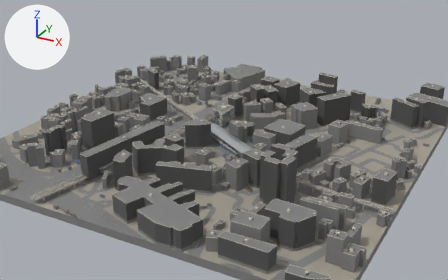
Renders of the glTF model media/flipkart-andheri/world/d/landmark.glb from each side of a commit.
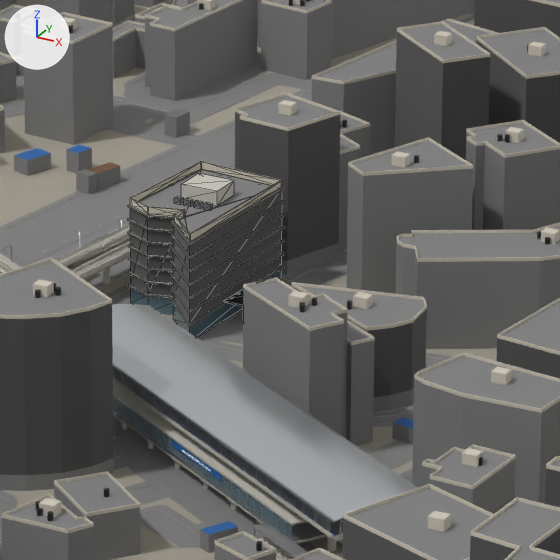
Old and new are each drawn from a camera (50 mm lens) standing at (552.0, -993.0, 492.0) and looking at (-21.0, 49.0, -30.0) and again close up on the part from 44% to 61% of the width and 29% to 57% of the height. Every picture has the same lights, and +X, +Y and +Z are marked at upper left. The older version's two pictures come first. The close-ups show mesh edges as thin lines. Where no turn or scale is listed for an object, it has been applied to the vertices. Vertices at exactly the same position are counted once.

The first close-up shows 'context', 'ground', 'metro', 'opt_landmark', 'rooftops', 'stations'.
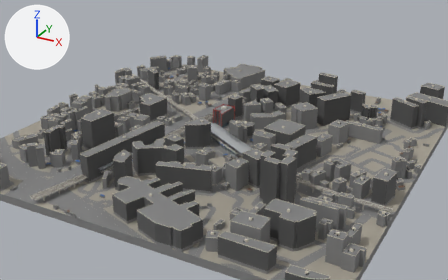
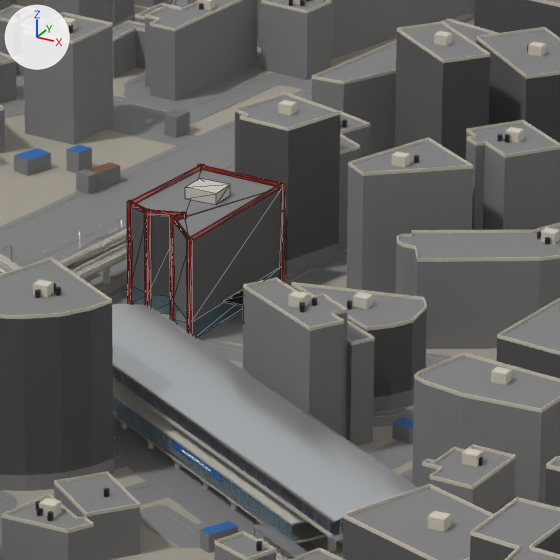
Where the newer file only moved an object's origin or applied its transform, the numbers keep the older frame.

What differs and where, as boxes (x1, y1, x2, y2) in the close-ups (560 x 560 px; the box of a moved part takes in the faces that stretch with it):
'opt_landmark', reshaped
    before: (128, 162, 285, 337)
    after: (127, 164, 285, 337)
part 1 of me_opt_landmark, moved or reshaped (not visible afterwards)
    before: (181, 174, 234, 206)
part 2 of me_opt_landmark, moved or reshaped
    before: (184, 199, 193, 206)
    after: (185, 178, 230, 204)
part 3 of me_opt_landmark, deleted
    before: (128, 197, 285, 313)
part 4 of me_opt_landmark, moved or reshaped
    before: (128, 187, 285, 327)
    after: (127, 182, 285, 335)
part 5 of me_opt_landmark, recoloured
    before: (131, 162, 281, 235)
    after: (131, 165, 282, 237)
part 6 of me_opt_landmark, recoloured
    both: (132, 165, 281, 241)

Diff of the bpy script that builds the scene:
```diff
--- a/media/flipkart-andheri/world/d/landmark.glb.py
+++ b/media/flipkart-andheri/world/d/landmark.glb.py
@@ mat_acp_red @@
+mat_acp_red = principled_material('acp_red')
+mat_acp_red.base_color = (0.426, 0.0278, 0.021)  # red #af2e28
+mat_acp_red.metallic = 0.35
+mat_acp_red.roughness = 0.42
@@ me_opt_landmark @@
 # used by ob_opt_landmark; location = (-32.2, 65.4, 17.4)
-me_opt_landmark.from_pydata(...)  # 372 vertices, 523 faces; spans x -18.9..18.9, y -27.9..27.9, z -17.4..17.4
+me_opt_landmark.from_pydata(...)  # 214 vertices, 259 faces; spans x -18.9..18.9, y -27.4..27.9, z -17.4..16.3
+# me_opt_landmark part 1: the loose piece of 8 vertices spanning x -8.0..3.9, y 2.8..13.0, z 12.8..17.4 is scaled about its middle by (-0.109, -0.127, 7.02), then moved by (-12.9, 19.3, -16.6), in mat_acp_red (red #af2e28)
+# me_opt_landmark part 2: the loose piece of 8 vertices spanning x -4.8..-2.6, y -1.4..0.2, z 12.8..14.5 is scaled about its middle by (4.64, 5.32, 2.12), then moved by (1.6, 8.5, 0.9), in mat_concrete (light grey #cac6bc)
+# me_opt_landmark part 3: 8 loose pieces with 164 vertices, spanning x -18.9..13.9, y -27.9..27.9, z -8.1..14.5, are deleted
+# me_opt_landmark part 4
+# 42 vertices are removed from x -18.9..13.9, y -27.9..27.9, z -12.2..12.8
+# 84 faces are deleted
+# 35 vertices in x -18.2..13.3, y -26.5..27.2, z 15.3 move by (0.0, 0.0, -1.0)
+# 1 vertex moves from x 13.0, y 24.6, z 15.3 to x 13.0, y 24.7, z 14.3
+# 24 vertices are added at x -18.9..13.9, y -27.4..25.6, z -17.4
+# 24 new vertices lie (0.0, 0.0, 31.7) away from vertices in x -18.9..13.9, y -27.4..25.6, z -17.4
+# 60 new faces join them, mat_acp_red (red #af2e28)
+# me_opt_landmark part 5: 36 faces spanning x -18.2..13.3, y -26.5..27.2, z 14.3 switch from mat_slab_edge (white #e7e4dd) to mat_acp_red (red #af2e28)
+# me_opt_landmark part 6: 28 faces spanning x -18.2..13.3, y -26.5..27.2, z 12.8..14.3 switch from mat_parapet (pale yellow #d0c9b9) to mat_acp_red (red #af2e28)
 me_opt_landmark.materials.append(mat_glass_lobby)
```
